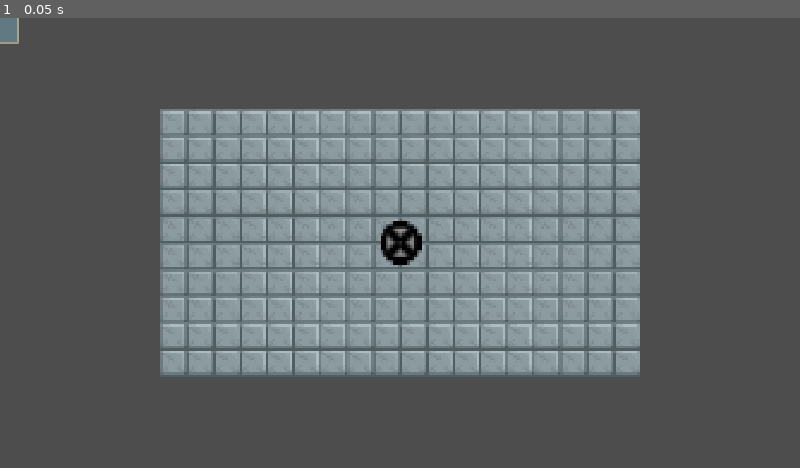
Above: before the commit, frame 1.
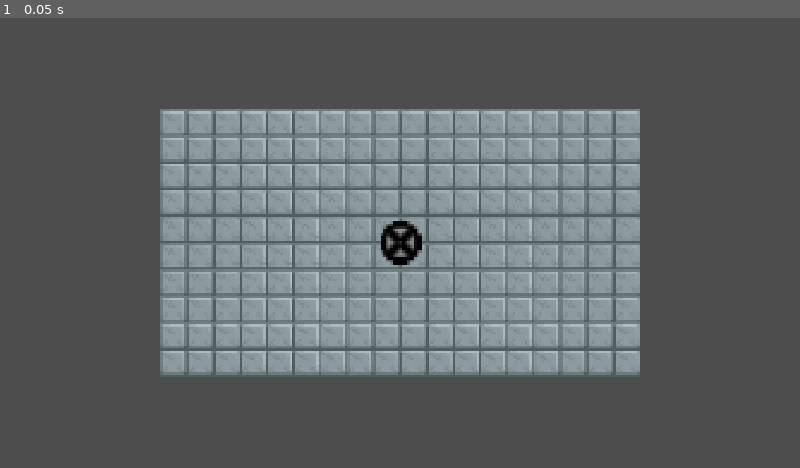
Above: after the commit, the same moment.

Repository: MasonGailiunas/csproject
Game: Godot game, scene res://main.tscn
Same seed, same stepped clock (60 frames per second), same inputs: the game is played once before the commit and once after it.
Inputs:
- Up to frame 1 (0.05 s): no input

The runs differ from the first frame. In frame 1, 0.1% of the frame differs, in the area x 0-3%, y 0-6%.

Commit message:
created cards in deck

Diff:
--- a/card.gd
+++ b/card.gd
@@ -2,6 +2,8 @@
 
 signal hovered
 signal hovered_off
+
+var type
 
 # Called when the node enters the scene tree for the first time.
 func _ready() -> void:
--- /dev/null
+++ b/card_in.gd
@@ -0,0 +1,24 @@
+extends Node2D
+
+const CARD_SCENE_PATH = "res://card.tscn"
+var card_scene = preload(CARD_SCENE_PATH)
+
+var type
+
+# Called when the node enters the scene tree for the first time.
+func _ready() -> void:
+	pass # Replace with function body.
+
+
+# Called every frame. 'delta' is the elapsed time since the previous frame.
+func _process(delta: float) -> void:
+	pass
+
+func instance_card():
+	var new_card = card_scene.instantiate() # instantiate doesn't fully add it
+	$"../CardManager".add_child(new_card) # Add here
+	transfer_common_variables(new_card)
+	return new_card
+
+func transfer_common_variables(card):
+	card.type = type
--- /dev/null
+++ b/card_in.tscn
@@ -0,0 +1,6 @@
+[gd_scene format=3 uid="uid://c4vjcstyhxs5c"]
+
+[ext_resource type="Script" uid="uid://x0l5ca2dpwk8" path="res://card_in.gd" id="1_qbb6r"]
+
+[node name="CardIn" type="Node2D" unique_id=918655]
+script = ExtResource("1_qbb6r")
--- a/discard_pile.gd
+++ b/discard_pile.gd
@@ -1,5 +1,3 @@
 extends Node2D
 
-const CARD_SCENE_PATH = "res://card.tscn"
-var card_scene = preload(CARD_SCENE_PATH)
 var discard_pile = []
--- a/main.tscn
+++ b/main.tscn
@@ -2,6 +2,7 @@
 
 [ext_resource type="PackedScene" uid="uid://borlwwgwhag74" path="res://map.tscn" id="1_0xm2m"]
 [ext_resource type="Script" uid="uid://ddx4m14e44jey" path="res://main.gd" id="1_kek77"]
+[ext_resource type="PackedScene" uid="uid://c4vjcstyhxs5c" path="res://card_in.tscn" id="2_4c57u"]
 [ext_resource type="PackedScene" uid="uid://bhokacl60m47w" path="res://tower.tscn" id="2_h2yge"]
 [ext_resource type="Script" uid="uid://b2713gnah63my" path="res://gamecamera.gd" id="3_h2yge"]
 [ext_resource type="PackedScene" uid="uid://copvf3tjhidqh" path="res://placement_manager.tscn" id="4_1bvp3"]
@@ -12,6 +13,8 @@
 
 [node name="MAIN" type="Node2D" unique_id=1929051744]
 script = ExtResource("1_kek77")
+
+[node name="CardIn" parent="." unique_id=918655 instance=ExtResource("2_4c57u")]
 
 [node name="Camera2D" type="Camera2D" parent="." unique_id=78217955]
 position = Vector2(960, 540)
--- a/player_deck.gd
+++ b/player_deck.gd
@@ -1,7 +1,8 @@
 extends Node2D
 
-const CARD_SCENE_PATH = "res://card.tscn"
-var card_scene = preload(CARD_SCENE_PATH)
+const CARD_IN_SCENE_PATH = "res://card_in.tscn"
+var card_in_scene = preload(CARD_IN_SCENE_PATH)
+
 var trueDeck =[]
 var instanceDeck = []
 
@@ -11,14 +12,16 @@
 
 func create_starting_deck():
 	for i in range(12):
-		var new_card = card_scene.instantiate() # instantiate doesn't fully add it
-		$"../CardManager".add_child(new_card) # Add here
-		trueDeck.insert(0, new_card)
+		var new_card_in = card_in_scene.instantiate() # instantiate doesn't fully add it
+		$"..".add_child(new_card_in) # Add here
+		trueDeck.insert(0, new_card_in)
 
 func create_instanced_deck():
 	instanceDeck.clear()
 	for i in trueDeck:
-		instanceDeck.insert(0,i)
+		var instance_card = i.instance_card()
+		instance_card.hide()
+		instanceDeck.insert(0,instance_card)
 	instanceDeck.shuffle()
 
 func reshuffle():
Not shown, added: card_in.gd.uid
